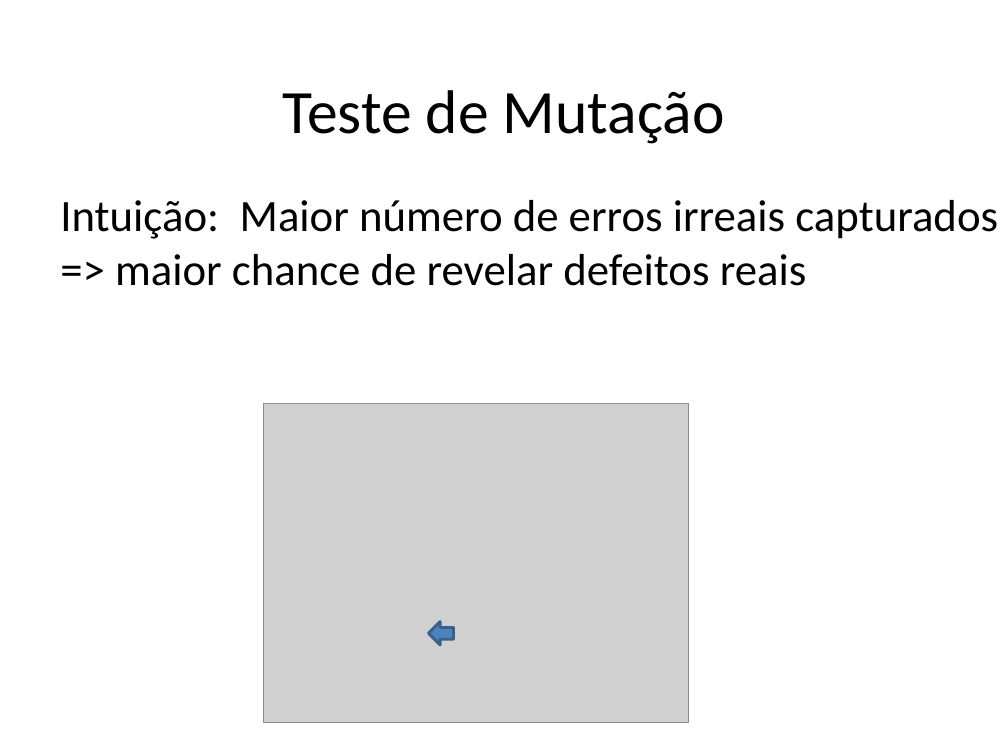
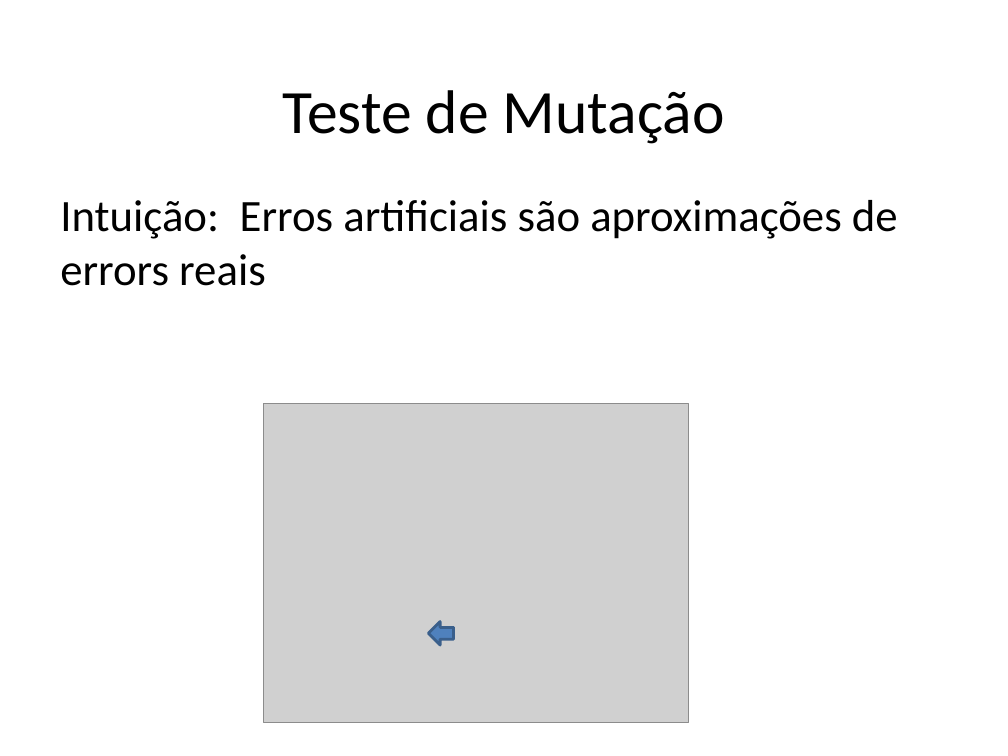
Before and after one commit to STAR-RG/testing-cin, a slide deck: slide 117 of slides.pptx. Drawn at 1008x756 pixels with LibreOffice and Linux fonts; fonts in the diff are those of the drawing; grey boxes stand for pictures. Boxes give left, top, right and bottom in pixels: in the first picture for what was removed or moved away, otherwise in the second. Text is boxed around its words. In the diff, an @@ line names an element or a change of style, - is before the commit and + after.

```diff
--- a/slides.pptx
+++ b/slides.pptx
@@ text at box(60, 200, 898, 286): text changed @@
-Intuição: Maior número de erros irreais capturados => maior chance de revelar defeitos reais
+Intuição: Erros artificiais são aproximações de errors reais
```
Also in this commit, not shown: 11 other slides changed, 2 slides removed.
